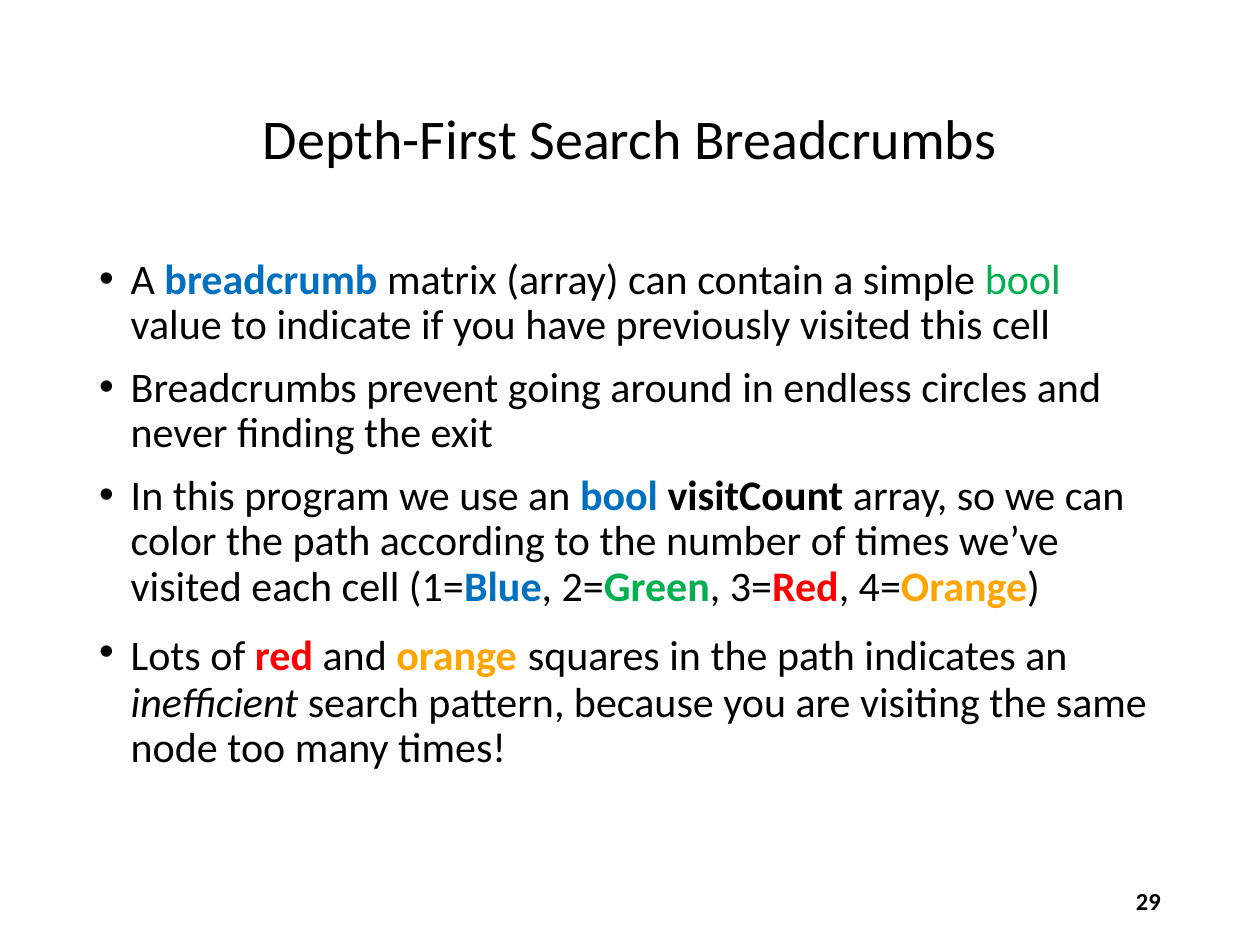
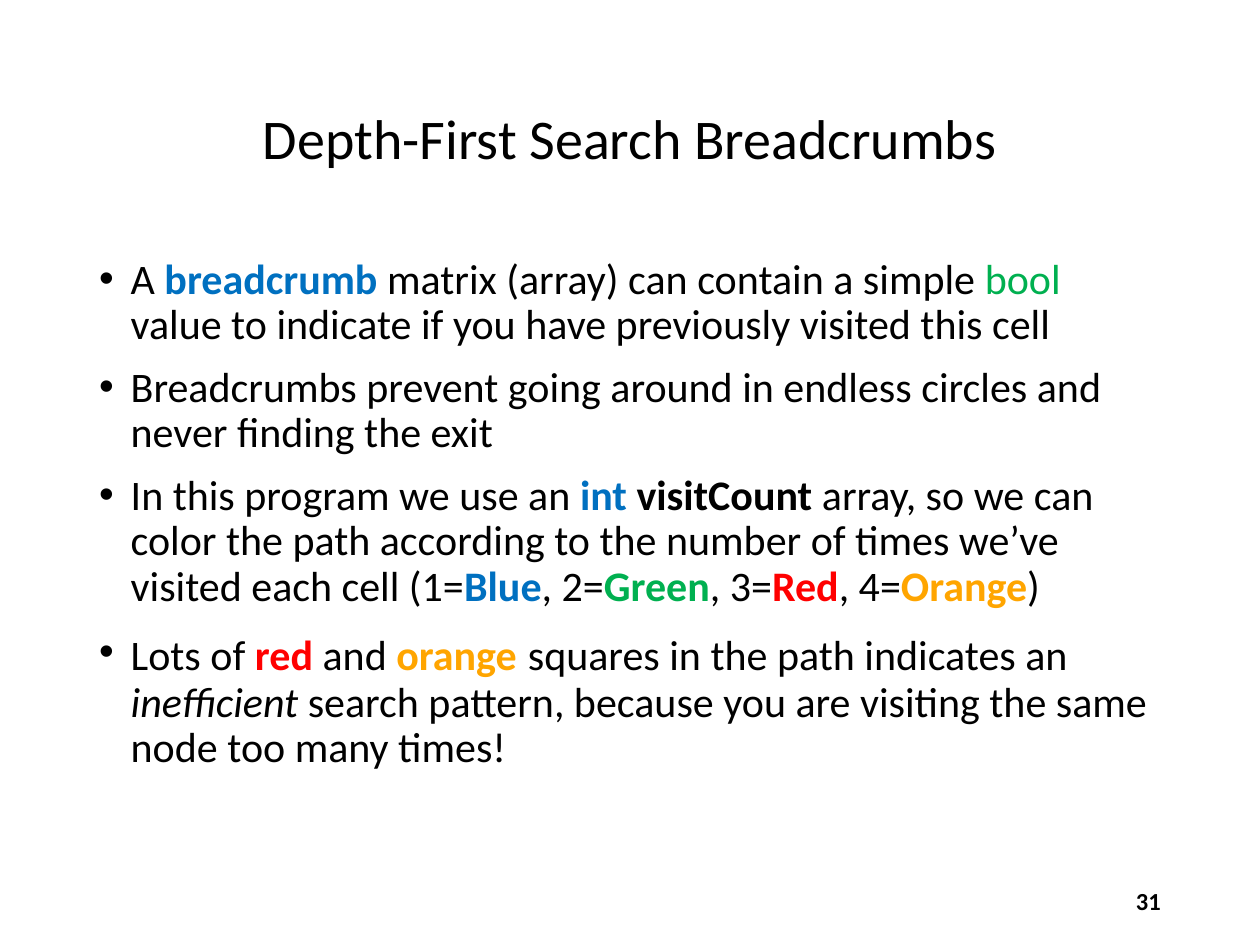
Before and after one commit to dbiersach/scicomp301-cpp-linux, a slide deck: slide 31 of session22/Session 22 - Search Algorithms, Adjacency Matrix.pptx (slide 29 before the commit). Drawn at 1260x945 pixels with LibreOffice and Linux fonts; fonts in the diff are those of the drawing. Boxes give left, top, right and bottom in pixels: in the first picture for what was removed or moved away, otherwise in the second. Text is boxed around its words. In the diff, an @@ line names an element or a change of style, - is before the commit and + after.

```diff
--- a/session22/Session 22 - Search Algorithms, Adjacency Matrix.pptx
+++ b/session22/Session 22 - Search Algorithms, Adjacency Matrix.pptx
@@ text at bbox=[131, 480, 1094, 608]: text changed @@
-• In this program we use an bool visitCount array, so we can color the path according to the number of times we’ve visited each cell (1=Blue, 2=Green, 3=Red, 4=Orange)
+• In this program we use an int visitCount array, so we can color the path according to the number of times we’ve visited each cell (1=Blue, 2=Green, 3=Red, 4=Orange)
@@ page number at bbox=[1136, 894, 1161, 910]: text changed @@
-29
+31
```
Also in this commit, not shown: 22 other slides changed, 5 slides added, 10 slides removed, 8 other files.
